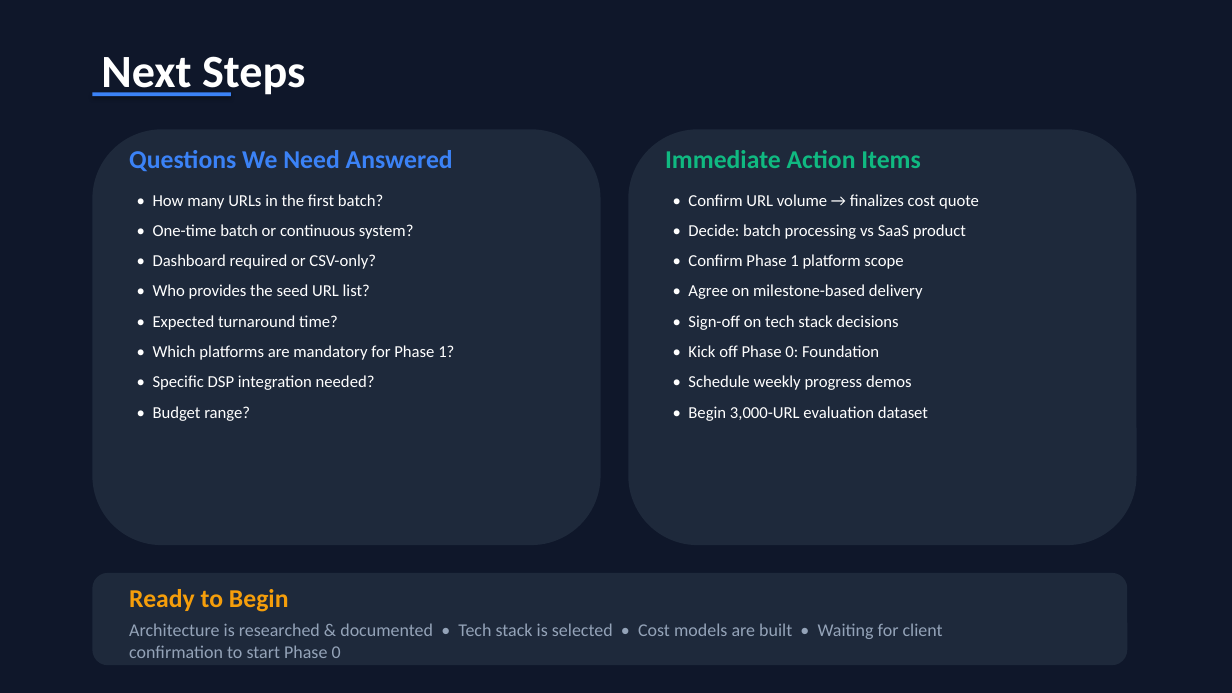
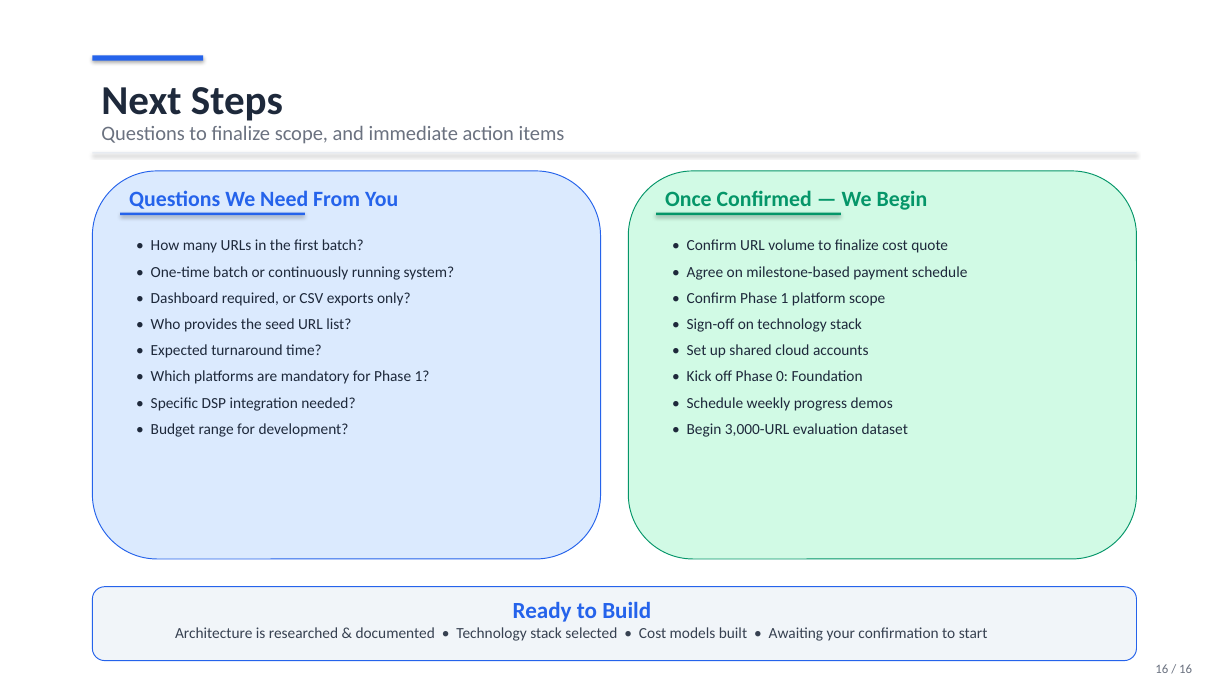
Before and after one commit to akashmahlaz/RxScope, a slide deck: slide 16 of RxScope_Client_Presentation.pptx (slide 14 before the commit). Drawn at 1232x693 pixels with LibreOffice and Linux fonts; fonts in the diff are those of the drawing. Boxes give left, top, right and bottom in pixels: in the first picture for what was removed or moved away, otherwise in the second. Text is boxed around its words. In the diff, an @@ line names an element or a change of style, - is before the commit and + after.

```diff
--- a/RxScope_Client_Presentation.pptx
+++ b/RxScope_Client_Presentation.pptx
@@ background #0F172A to #FFFFFF @@
@@ rectangle: place and size @@
-rectangle at (92,92,231,96)
+rectangle at (92,55,203,61)
@@ rectangle at (92,55,203,61): fill #3B82F6 to #2563EB @@
@@ text "Next Steps": place and size @@
-text "Next Steps" at (101,56,305,96)
+text "Next Steps" at (101,87,283,121)
@@ text "Next Steps" at (101,87,283,121): size 36 to 32 pt, text colour #FFFFFF to #1E293B @@
@@ text at (101,126,565,144): text changed; size 20 to 16 pt; text colour #10B981 to #6B7280; bold off @@
-Immediate Action Items
+Questions to finalize scope, and immediate action items
@@ rounded rectangle: place and size @@
-rounded rectangle at (92,129,601,545)
+rounded rectangle at (92,171,601,559)
@@ rounded rectangle at (92,171,601,559): fill #1E293B to #DBEAFE; outline none to #2563EB 0.75 pt @@
@@ rectangle added at (92,152,1137,153), fill #E2E8F0 @@
@@ rounded rectangle: place and size @@
-rounded rectangle at (628,129,1137,545)
+rounded rectangle at (628,171,1137,559)
@@ rounded rectangle at (628,171,1137,559): fill #1E293B to #D1FAE5; outline none to #059669 0.75 pt @@
@@ text at (129,190,398,213): text changed; size 20 to 17 pt; text colour #3B82F6 to #2563EB @@
-Questions We Need Answered
+Questions We Need From You
@@ text added at (665,190,928,213), 17 pt, text #059669, bold @@
+Once Confirmed — We Begin
@@ text "• How many URLs in ...": place and size @@
-text "• How many URLs in ..." at (153,194,454,421)
+text "• How many URLs in ..." at (151,239,454,437)
@@ rectangle added at (120,213,305,215), fill #2563EB @@
@@ text at (151,239,430,411): size 13 to 12 pt, text colour #FFFFFF to #1E293B in "• How many URLs in the first ...", "• Who provides the seed URL list?", "• Expected turnaround time?", "• Which platforms are mandatory for Phase ..." and 1 more places; less space between paragraphs @@
@@ text "• Confirm URL volume to ...": place and size @@
-text "• Confirm URL volume to ..." at (688,194,979,421)
+text "• Confirm URL volume to ..." at (687,239,968,437)
@@ rectangle added at (656,213,841,215), fill #059669 @@
@@ text at (687,239,968,280): text changed; size 13 to 12 pt; text colour #FFFFFF to #1E293B @@
-• Confirm URL volume → finalizes cost quote
-• Decide: batch processing vs SaaS product
+• Confirm URL volume to finalize cost quote
+• Agree on milestone-based payment schedule
@@ text at (151,266,454,306): text changed; size 13 to 12 pt; text colour #FFFFFF to #1E293B @@
-• One-time batch or continuous system?
-• Dashboard required or CSV-only?
+• One-time batch or continuously running system?
+• Dashboard required, or CSV exports only?
@@ text at (687,292,908,437): size 13 to 12 pt, text colour #FFFFFF to #1E293B in "• Confirm Phase 1 platform scope", "• Kick off Phase 0: Foundation", "• Schedule weekly progress demos", "• Begin 3,000-URL evaluation dataset"; less space between paragraphs @@
@@ text at (687,318,869,358): text changed; size 13 to 12 pt; text colour #FFFFFF to #1E293B @@
-• Agree on milestone-based delivery
-• Sign-off on tech stack decisions
+• Sign-off on technology stack
+• Set up shared cloud accounts
@@ text at (151,423,349,437): text changed; size 13 to 12 pt; text colour #FFFFFF to #1E293B @@
-• Budget range?
+• Budget range for development?
@@ rounded rectangle: place and size @@
-rounded rectangle at (92,573,1128,665)
+rounded rectangle at (92,587,1137,661)
@@ rounded rectangle at (92,587,1137,661): fill #1E293B to #F1F5F9; outline none to #2563EB 0.75 pt @@
@@ text at (175,627,988,641): text changed; size 14 to 12 pt; text colour #94A3B8 to #374151 @@
-Architecture is researched & documented • Tech stack is selected • Cost models are built • Waiting for client confirmation to start Phase 0
+Architecture is researched & documented • Technology stack selected • Cost models built • Awaiting your confirmation to start
@@ text at (513,601,651,622): text changed; size 20 to 18 pt; text colour #F59E0B to #2563EB @@
-Ready to Begin
+Ready to Build
@@ text added at (1155,664,1192,673), 10 pt, text #6B7280 @@
+16 / 16
```
Also in this commit, not shown: 11 other slides changed, 4 slides added, 2 slides removed, 2 other files.
